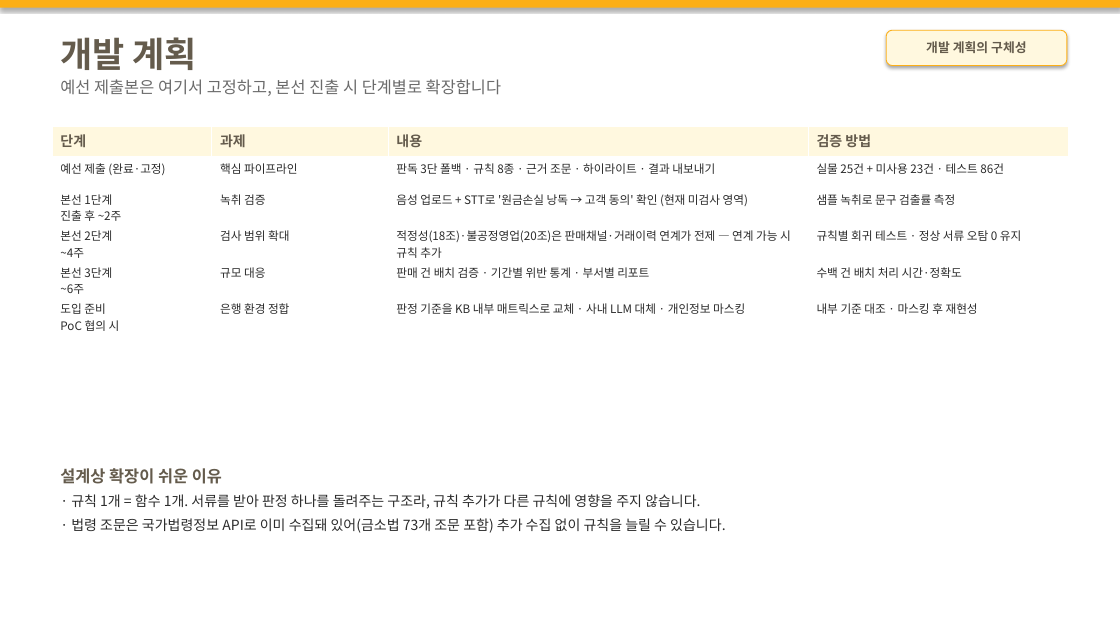
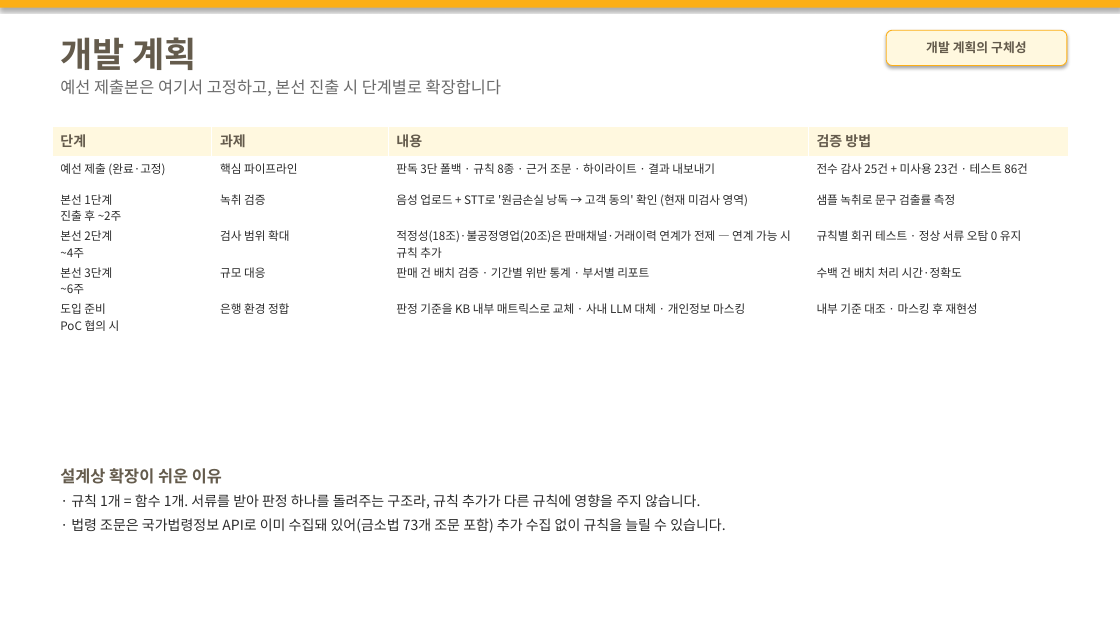
Before and after one commit to M0282/26KBAI_LW, a slide deck: slide 20 of docs/기술설명서_초안.pptx. Drawn at 1120x630 pixels with LibreOffice and Linux fonts; fonts in the diff are those of the drawing. Boxes give left, top, right and bottom in pixels: in the first picture for what was removed or moved away, otherwise in the second. Text is boxed around its words. In the diff, an @@ line names an element or a change of style, - is before the commit and + after.

```diff
--- a/docs/기술설명서_초안.pptx
+++ b/docs/기술설명서_초안.pptx
@@ table at box(52, 126, 1069, 335) @@
-row 2, column 4: 실물 25건 + 미사용 23건 · 테스트 86건
+row 2, column 4: 전수 감사 25건 + 미사용 23건 · 테스트 86건
```
Also in this commit, not shown: 2 other slides changed, 1 other file.
